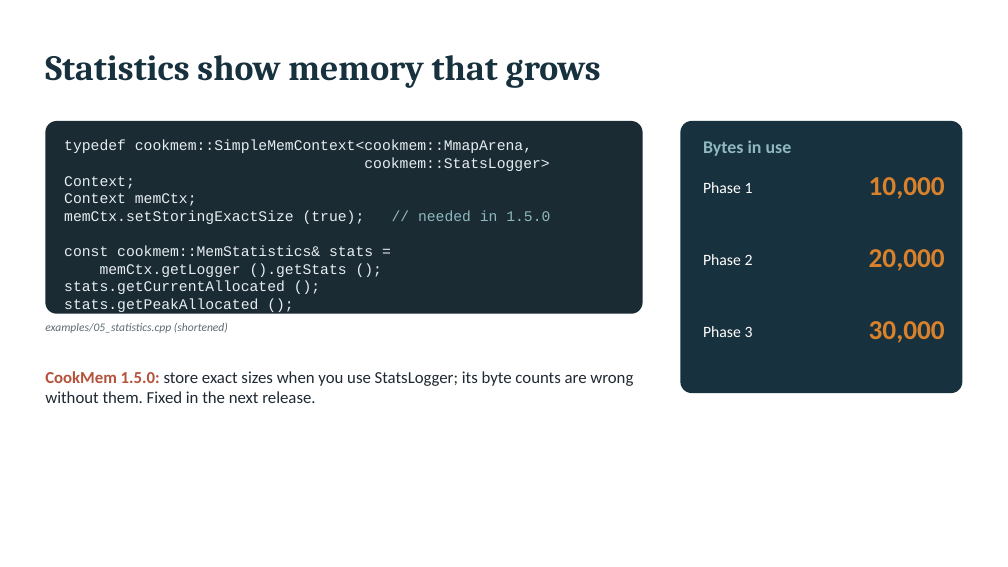
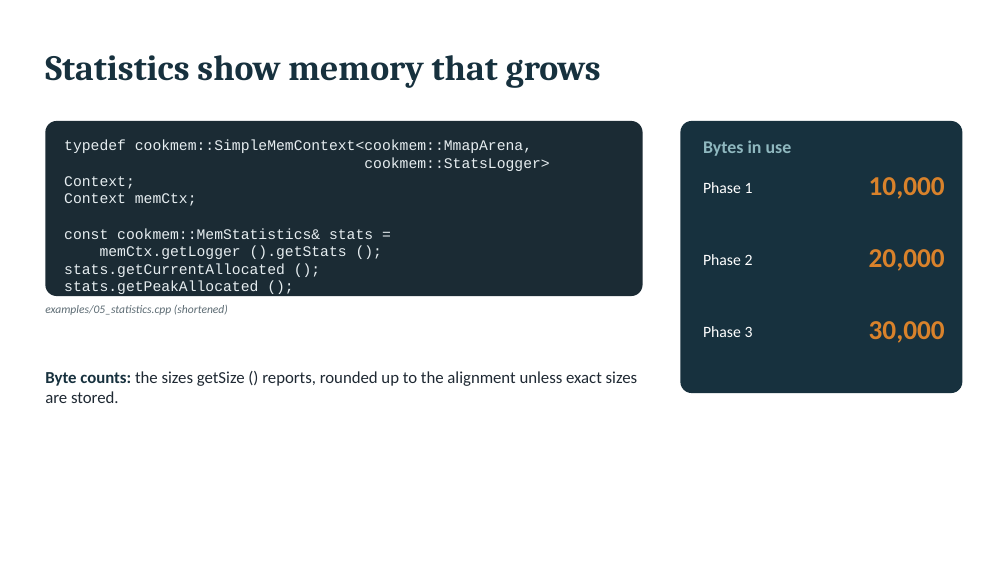
Before and after one commit to coconut2015/cookmem-tutorials, a slide deck: slide 9 of 04-debugging-without-valgrind/slides.pptx. Drawn at 1008x567 pixels with LibreOffice and Linux fonts; fonts in the diff are those of the drawing. Boxes give left, top, right and bottom in pixels: in the first picture for what was removed or moved away, otherwise in the second. Text is boxed around its words. In the diff, an @@ line names an element or a change of style, - is before the commit and + after.

```diff
--- a/04-debugging-without-valgrind/slides.pptx
+++ b/04-debugging-without-valgrind/slides.pptx
@@ rounded rectangle: place and size @@
-rounded rectangle at <box>45,121,643,314</box>
+rounded rectangle at <box>45,121,643,296</box>
@@ rounded rectangle at <box>45,121,643,296</box>: proportions changed @@
@@ text at <box>64,210,550,224</box>: paragraph removed @@
-memCtx.setStoringExactSize (true); // needed in 1.5.0
@@ text "examples/05_statistics.cpp (shortened)": place and size @@
-text "examples/05_statistics.cpp (shortened)" at <box>45,323,228,333</box>
+text "examples/05_statistics.cpp (shortened)" at <box>45,305,228,315</box>
@@ text at <box>45,371,638,403</box>: text changed @@
-CookMem 1.5.0: store exact sizes when you use StatsLogger; its byte counts are wrong without them. Fixed in the next release.
+Byte counts: the sizes getSize () reports, rounded up to the alignment unless exact sizes are stored.
```
Also in this commit, not shown: 6 other files.
